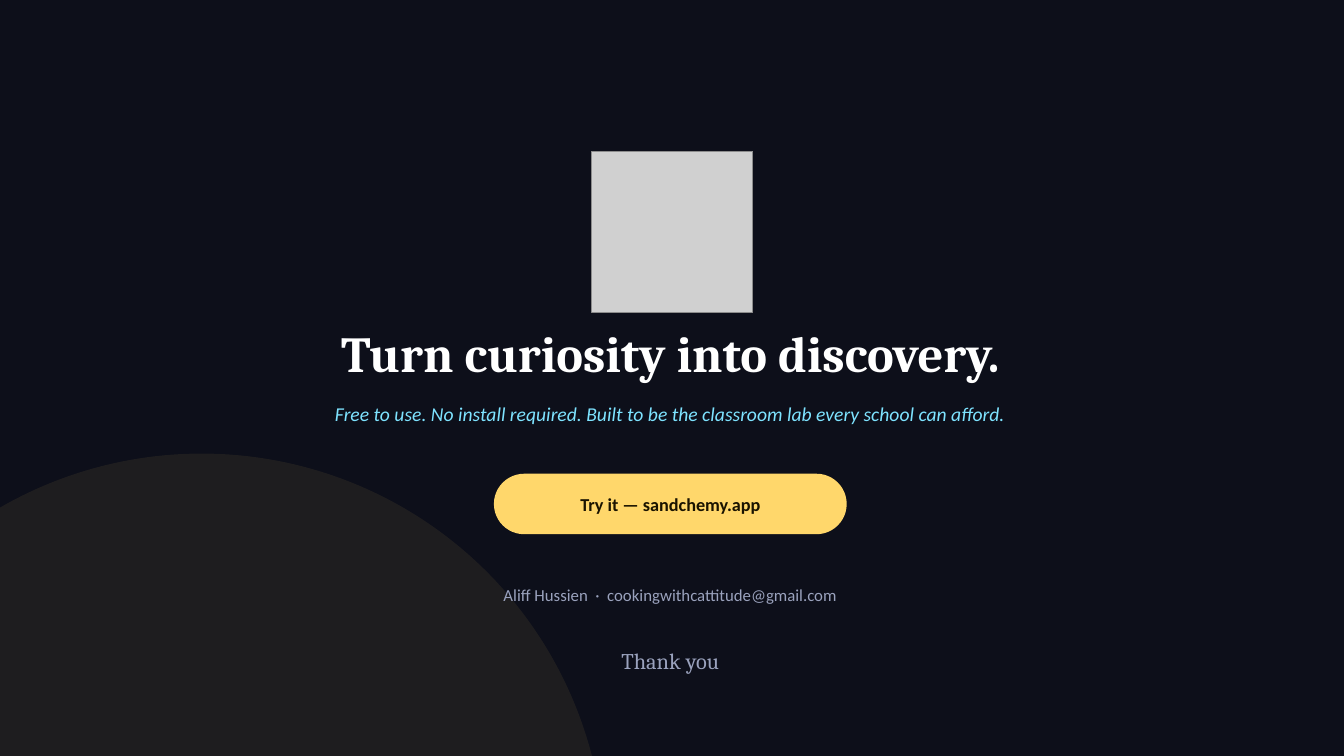
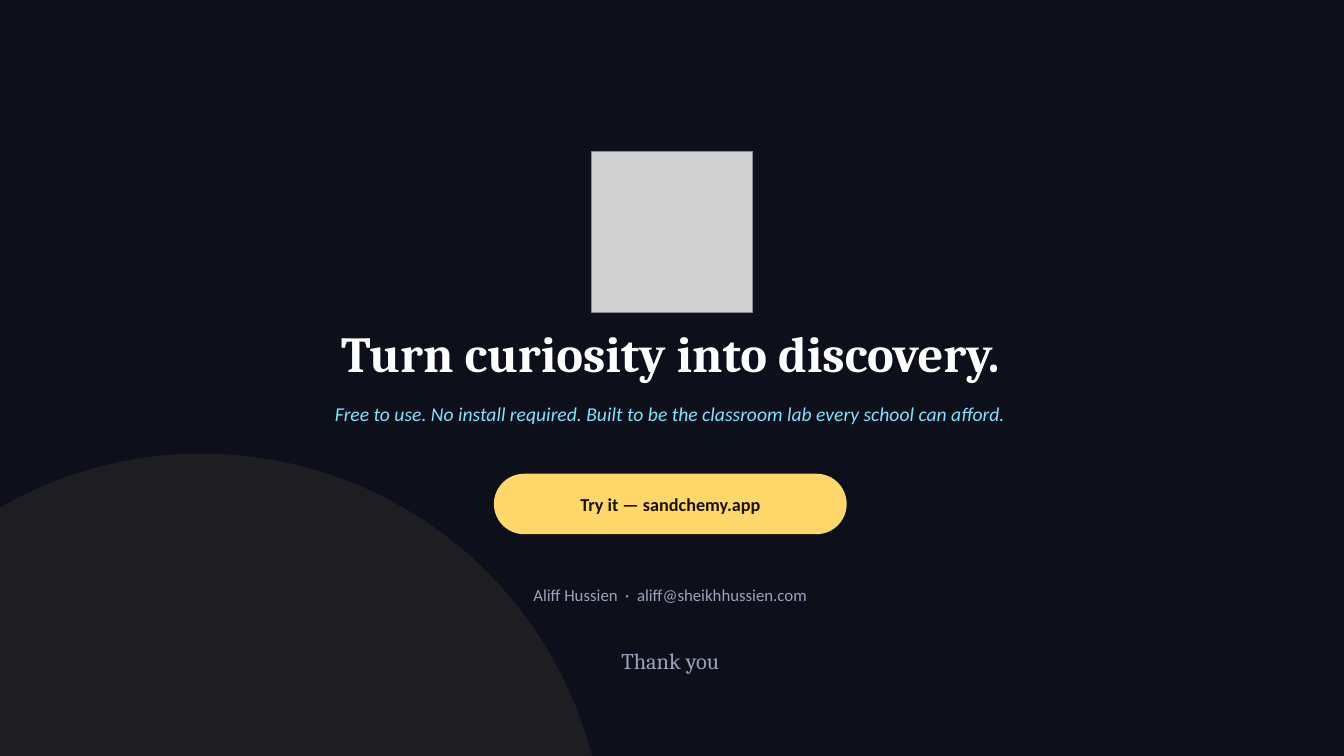
Before and after one commit to aliffhussien/sandchemy, a slide deck: slide 14 of pitch/Sandchemy_CIP_Spark_Pitch_Deck.pptx (slide 12 before the commit). Drawn at 1344x756 pixels with LibreOffice and Linux fonts; fonts in the diff are those of the drawing; grey boxes stand for pictures. Boxes give left, top, right and bottom in pixels: in the first picture for what was removed or moved away, otherwise in the second. Text is boxed around its words. In the diff, an @@ line names an element or a change of style, - is before the commit and + after.

```diff
--- a/pitch/Sandchemy_CIP_Spark_Pitch_Deck.pptx
+++ b/pitch/Sandchemy_CIP_Spark_Pitch_Deck.pptx
@@ text at <box>533,589,807,603</box>: text changed @@
-Aliff Hussien · cookingwithcattitude@gmail.com
+Aliff Hussien · aliff@sheikhhussien.com
```
Also in this commit, not shown: 6 other slides changed, 2 slides added, 5 other files.
